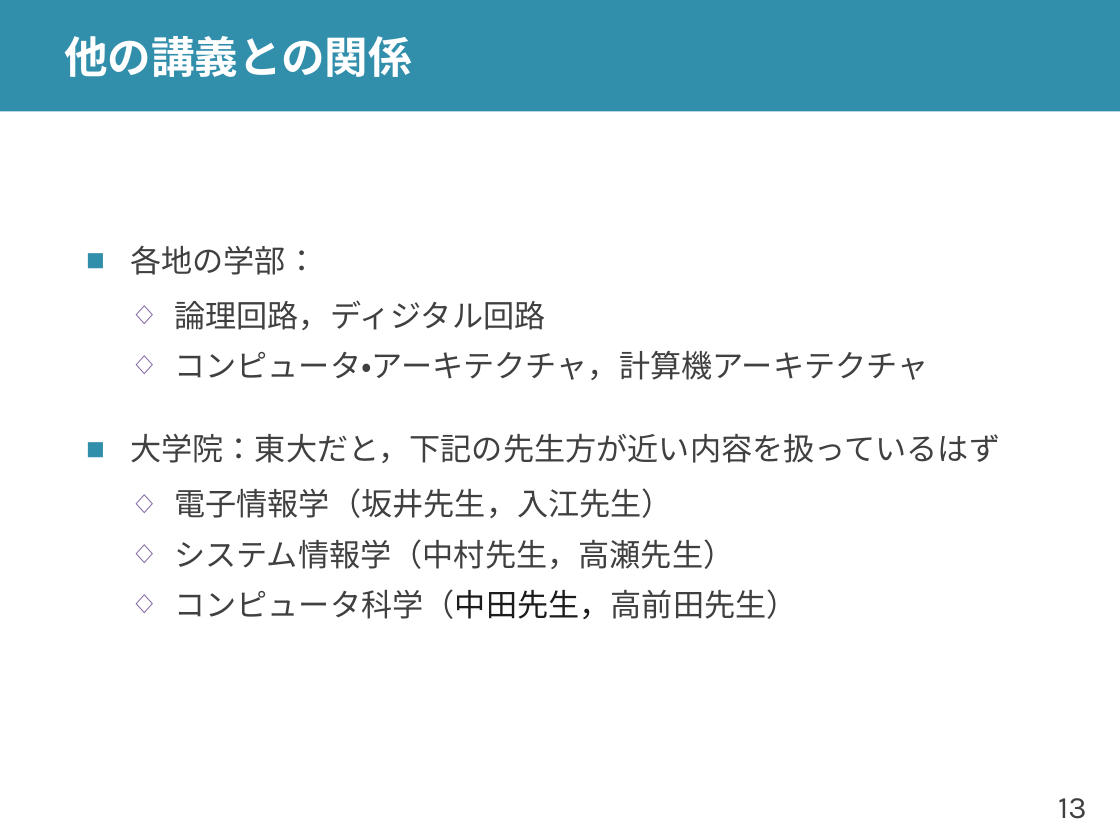
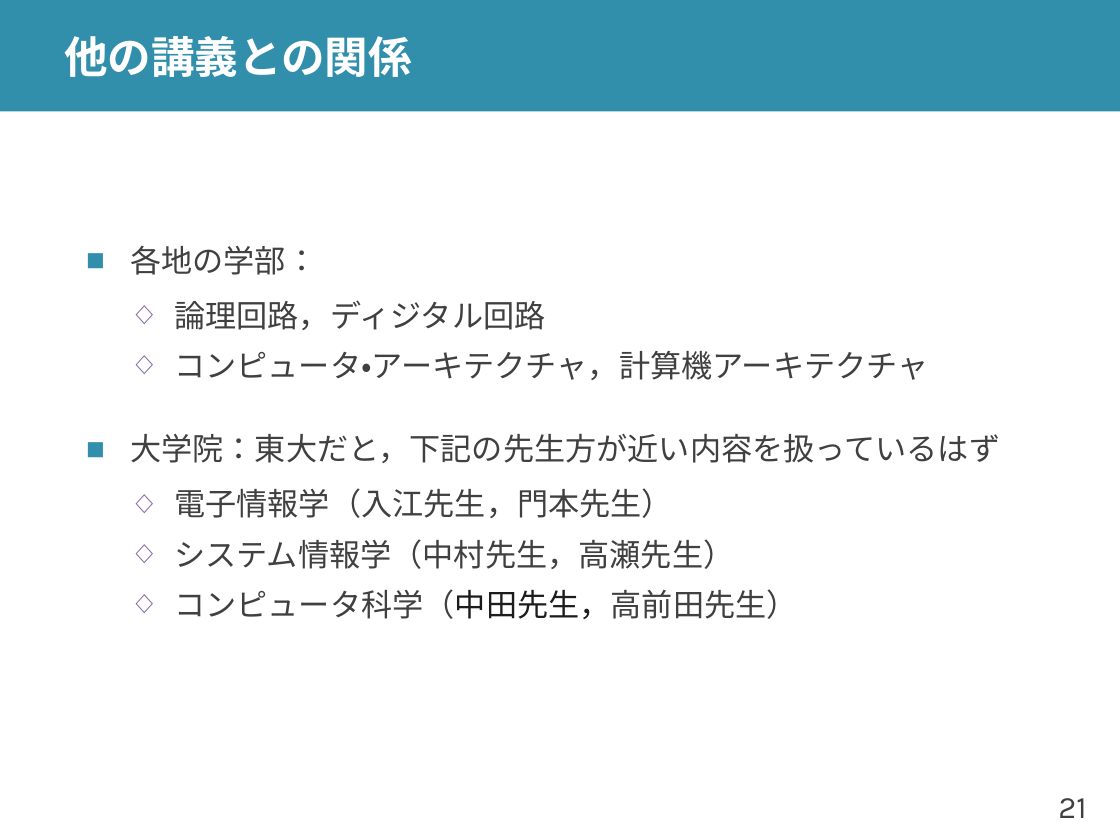
Before and after one commit to shioyadan/advanced-computer-organization, a slide deck: slide 21 of aco-shioya-00.pptx (slide 13 before the commit). Drawn at 1120x840 pixels with LibreOffice and Linux fonts; fonts in the diff are those of the drawing. Boxes give left, top, right and bottom in pixels: in the first picture for what was removed or moved away, otherwise in the second. Text is boxed around its words. In the diff, an @@ line names an element or a change of style, - is before the commit and + after.

```diff
--- a/aco-shioya-00.pptx
+++ b/aco-shioya-00.pptx
@@ text at (x1=174, y1=488, x2=673, y2=518): text changed @@
-  ◇ 電子情報学（坂井先生，入江先生）
+  ◇ 電子情報学（入江先生，門本先生）
@@ page number at (x1=1058, y1=798, x2=1086, y2=818): text changed @@
-13
+21
```
Also in this commit, not shown: 10 other slides changed, 10 slides added, 1 slide removed, 1 other file.
